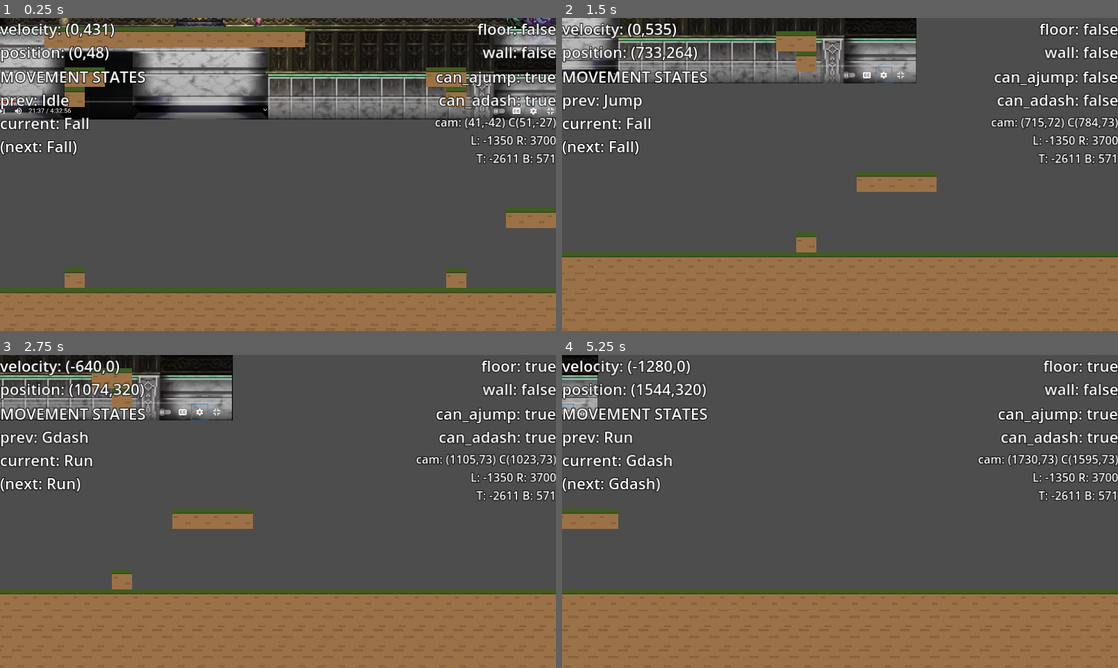
Above: before the commit, frames 1-4 (two rows, left to right).
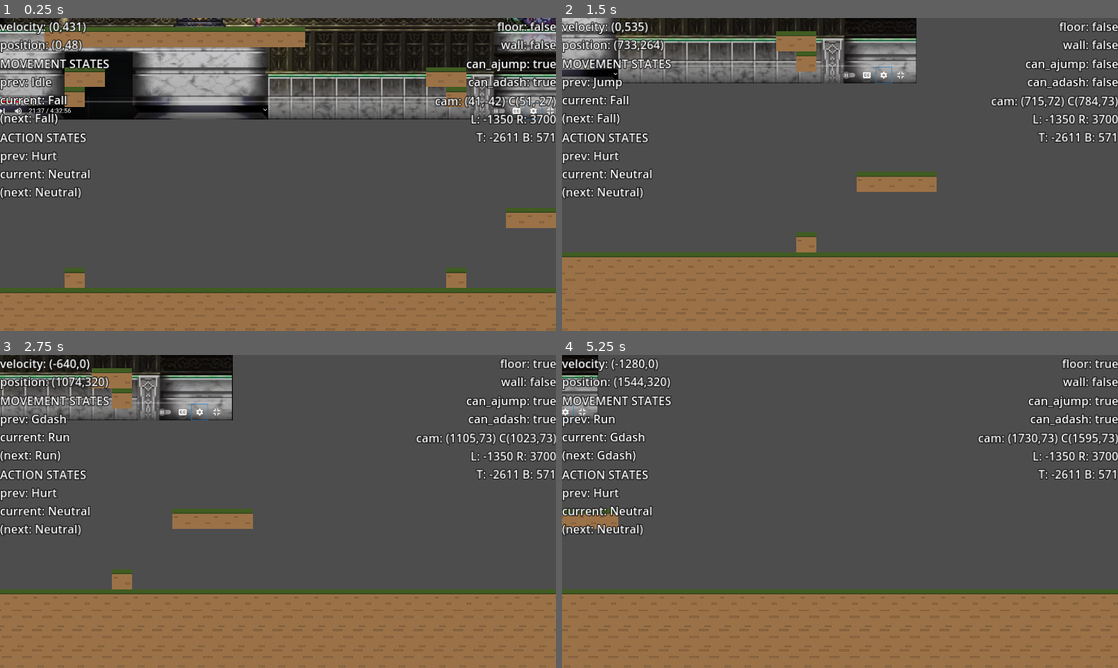
Above: after the commit, the same moments.

Repository: azylazide/untitled-hw-game-G4
Game: Godot game, scene res://src/levels/level_test.tscn
Two runs of this game, one before a commit and one after it. Both use one fixed random seed, a clock stepped at 60 frames per second and the inputs below.
Inputs:
- Up to frame 1 (0.25 s): no input
- Up to frame 2 (1.5 s): tap Enter (ui_accept) at 0.5 s; hold X (dash) 0.53-1.28 s; hold D (right) from 0.53 s (still down); tap Space (jump) at 0.77 s; tap X (dash) at 1.35 s
- Up to frame 3 (2.75 s): tap Space (jump) at 1.52 s; release D (right) at 2.03 s; hold A (left) from 2.03 s (still down); hold X (dash) from 2.03 s (still down)
- Up to frame 4 (5.25 s): release A (left) at 2.78 s; release X (dash) at 2.78 s; hold D (right) 2.78-4.28 s; tap X (dash) at 2.85, 4.35 s; tap Space (jump) at 3.02, 3.77, 4.52 s; hold X (dash) 3.53-4.28 s; hold A (left) 4.28-5.03 s; hold D (right) from 5.03 s (still down); hold X (dash) from 5.03 s (still down)

The runs differ from the first frame. In frame 1, 8.2% of the frame differs, in the area x 0-100%, y 1-58%; in frame 2, 8.4%; in frame 3, 8.5%; in frame 4, 8.7%.

Commit message:
added test action states added auto state to template added change state function to template migrating change state function to state instance

Diff:
--- a/src/RemoteCamera.gd
+++ b/src/RemoteCamera.gd
@@ -69,7 +69,7 @@
 func _ready() -> void:
 #	await playernode.ready
 #	await cameraboundcontainer.ready
-	print(player)
+#	print(player)
 	player.camera_bbox_detector.area_entered.connect(on_CameraBBoxDetector_area_entered)
 	player.camera_bbox_detector.area_exited.connect(on_CameraBBoxDetector_area_exited)
 	player.camera_bbox_detector.tree_exiting.connect(on_area_detector_exiting)
--- a/src/actors/player.gd
+++ b/src/actors/player.gd
@@ -198,7 +198,8 @@
 	if Move.next != Move.current:
 		_exit_movement_state(delta,Move.current)
 	#transition
-	change_movement_state(Move.next)
+	#change_movement_state(Move.next)
+	Move.change_state()
 	pass
 
 func _action_statemachine(delta: float) -> void:
@@ -219,6 +220,12 @@
 	return Move.STATES.IDLE
 
 func _initial_action_state(delta: float) -> int:
+	match Action.current:
+		Action.STATES.NEUTRAL:
+			return Action.STATES.NEUTRAL
+		Action.STATES.DEATH:
+			return Action.STATES.DEATH
+
 	return Action.STATES.NEUTRAL
 
 ## States setup when transitioning into
@@ -261,6 +268,9 @@
 ## Main states code that runs per frame
 func _run_movement_state(delta: float) -> int:
 
+	if Action.current in [Action.STATES.DEATH]:
+		return Move.AUTO
+
 	match Move.current:
 		Move.STATES.IDLE:
 			var dir:= get_direction()
@@ -428,11 +438,11 @@
 func _run_action_state(delta: float) -> int:
 	match Action.current:
 		Action.STATES.NEUTRAL:
-			pass
+			return Action.STATES.NEUTRAL
 		Action.STATES.ATTACK:
-			pass
+			return Action.STATES.NEUTRAL
 		Action.STATES.DEATH:
-			pass
+			return Action.STATES.DEATH
 	return Action.NULL
 
 ## Clean up when transitioning out to
@@ -593,3 +603,4 @@
 	DebugTexts.get_node("Control/HBoxContainer/VBoxContainer/Label2").text = "MOVEMENT STATES\nprev: %s\ncurrent: %s\n(next: %s)" %[Move.state_name[Move.previous],Move.state_name[Move.current],Move.state_name[Move.next]]
 	DebugTexts.get_node("Control/HBoxContainer/VBoxContainer2/Label3").text = "floor: %s\nwall: %s" %[on_floor,on_wall]
 	DebugTexts.get_node("Control/HBoxContainer/VBoxContainer2/Label4").text = "can_ajump: %s\ncan_adash: %s" %[can_ajump,can_adash]
+	DebugTexts.get_node("Control/HBoxContainer/VBoxContainer/Label6").text = "ACTION STATES\nprev: %s\ncurrent: %s\n(next: %s)" %[Action.state_name[Action.previous],Action.state_name[Action.current],Action.state_name[Action.next]]
--- a/src/debug_texts.tscn
+++ b/src/debug_texts.tscn
@@ -1,7 +1,7 @@
 [gd_scene load_steps=3 format=3 uid="uid://r3rsyu068oxw"]
 
 [sub_resource type="LabelSettings" id="LabelSettings_h2jt3"]
-font_size = 32
+font_size = 24
 outline_size = 6
 outline_color = Color(0, 0, 0, 1)
 
@@ -42,6 +42,11 @@
 text = "TEST"
 label_settings = SubResource("LabelSettings_h2jt3")
 
+[node name="Label6" type="Label" parent="Control/HBoxContainer/VBoxContainer"]
+layout_mode = 2
+text = "TEST"
+label_settings = SubResource("LabelSettings_h2jt3")
+
 [node name="VBoxContainer2" type="VBoxContainer" parent="Control/HBoxContainer"]
 layout_mode = 2
 size_flags_horizontal = 10
--- a/src/states_template.gd
+++ b/src/states_template.gd
@@ -6,7 +6,9 @@
 ## Dictionary storing the names of the states in pascal case
 var state_name = {}
 ## Null state
-const NULL:= -1
+const NULL:= -2
+## Auto state
+const AUTO:= -1
 ## Current frame state
 var current: int
 ## Previous set state
@@ -21,3 +23,11 @@
 
 func _name_dict(enum_dic) -> void:
 	state_name = enum_dic.keys().map(func(elem):return elem.to_pascal_case())
+
+func change_state() -> void:
+	self.previous_frame = self.current
+	if self.next == self.current:
+		return
+
+	self.previous = self.current
+	self.current = self.next
